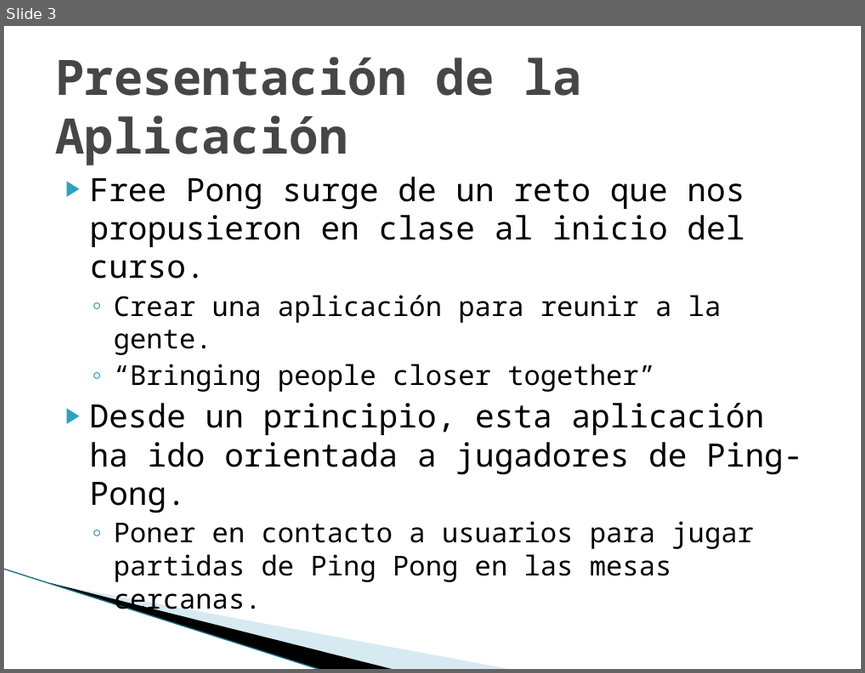
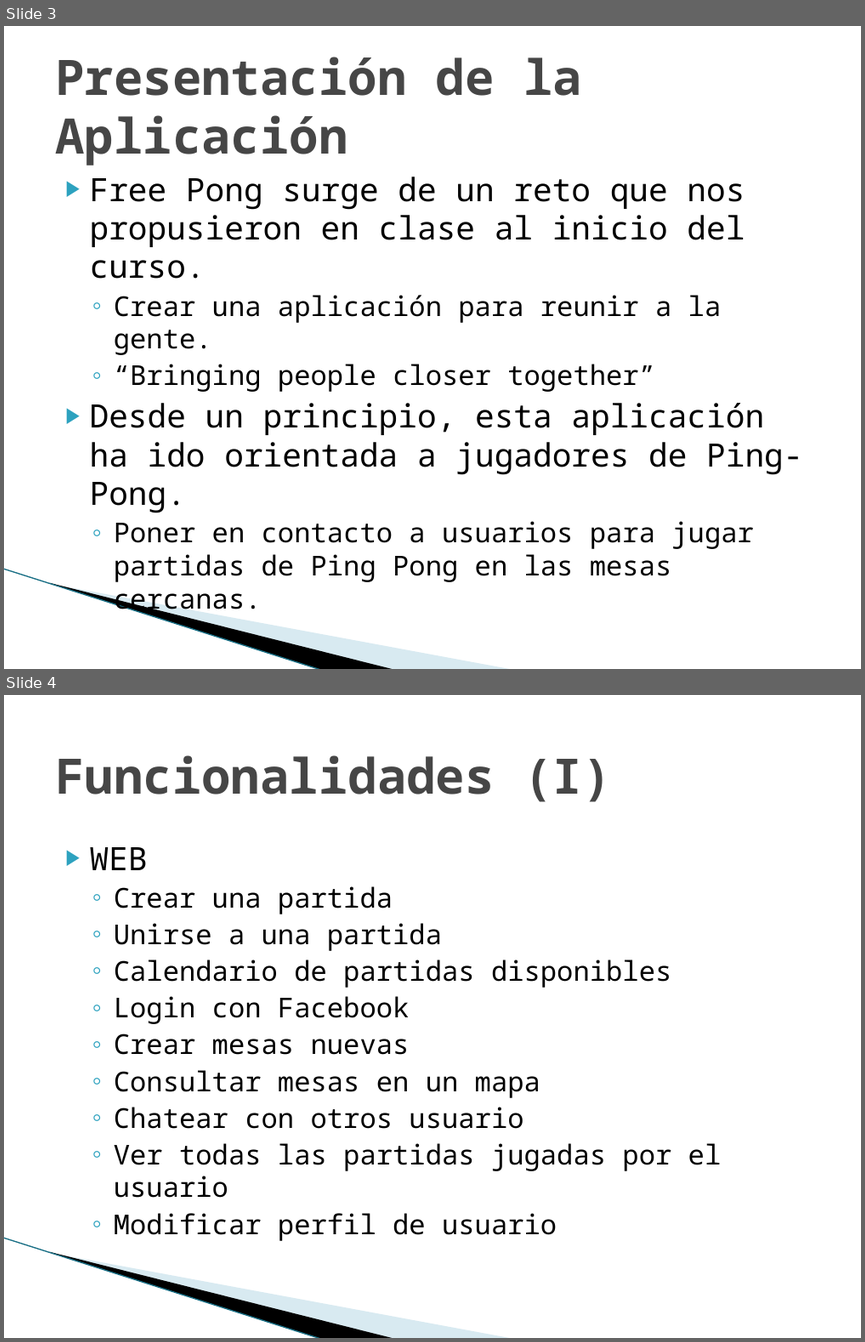
Before and after one commit to eaqpgrupo4/ProyectoFreepongv2, a slide deck: material/Presentacion Free Pong.pptx. Shown one above the other, each under a label of ours: slide 3 before the commit, slides 3 and 4 after it. The pictures are 865x673 and 865x1342 pixels, drawn with LibreOffice and Linux fonts; fonts in the diff are those of the drawing; background and template pictures are left out. Boxes give left, top, right and bottom in pixels: in the first picture for what was removed or moved away, otherwise in the second. Text is boxed around its words. In the diff, an @@ line names an element or a change of style, - is before the commit and + after.

```diff
--- a/material/Presentacion Free Pong.pptx
+++ b/material/Presentacion Free Pong.pptx
@@ slide 4 added at <box>4,695,861,1338</box>, background #FFFFFF; not listed: 3 template elements that a slide beside it also shows @@
@@ title added at <box>55,755,611,802</box>, 41 pt, text #464646, bold @@
+Funcionalidades (I)
@@ text added at <box>90,847,721,1241</box>, 23 pt, text #000000 @@
+▶ WEB
+  ◦ Crear una partida
+  ◦ Unirse a una partida
+  ◦ Calendario de partidas disponibles
+  ◦ Login con Facebook
+  ◦ Crear mesas nuevas
+  ◦ Consultar mesas en un mapa
+  ◦ Chatear con otros usuario
+  ◦ Ver todas las partidas jugadas por el usuario
+  ◦ Modificar perfil de usuario
```
Also in this commit, not shown: 1 slide changed.
